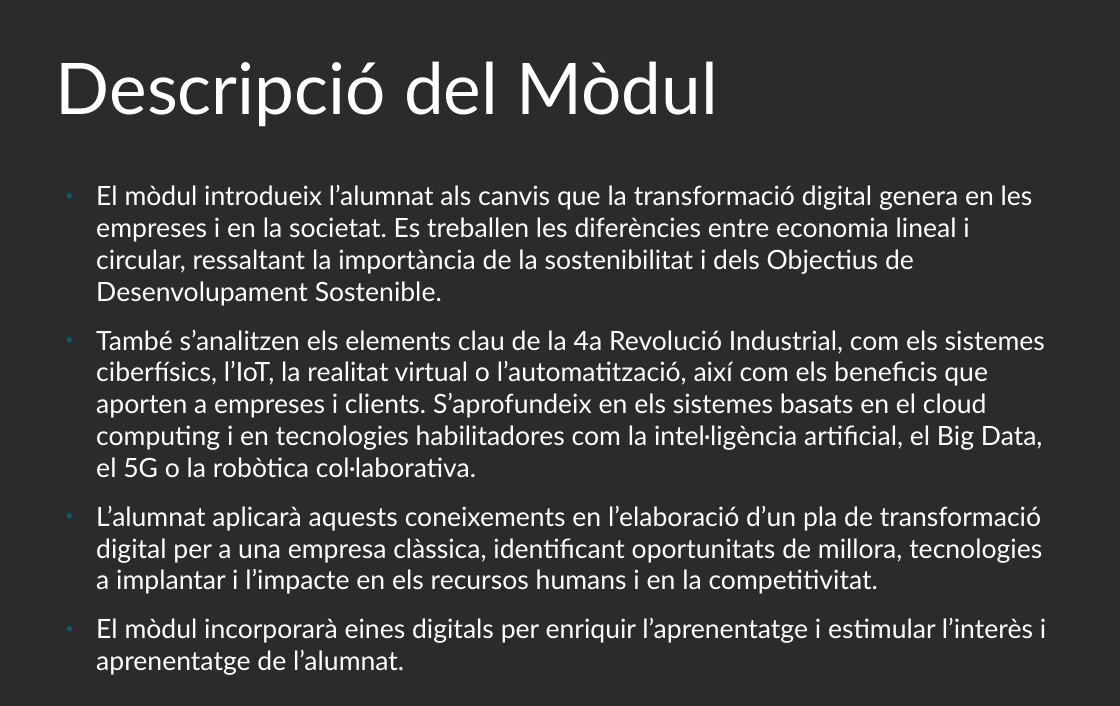
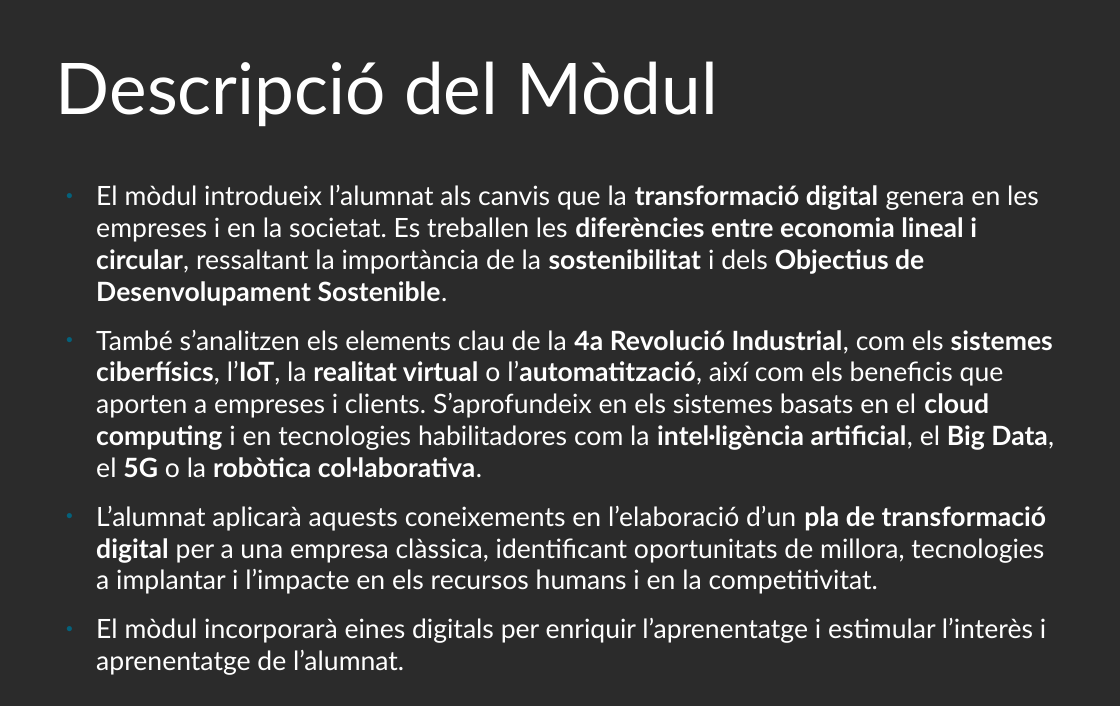
Before and after one commit to xbaubes/xbaubes, a slide deck: slide 2 of Presentacions/[SMX-1664] Digitalització Aplicada als Sectors Productius.odp. Drawn at 1120x706 pixels with LibreOffice and Linux fonts; fonts in the diff are those of the drawing; background and template pictures are left out; a plain dark background stands for a picture behind light text. Boxes give left, top, right and bottom in pixels: in the first picture for what was removed or moved away, otherwise in the second. Text is boxed around its words. In the diff, an @@ line names an element or a change of style, - is before the commit and + after.

```diff
--- a/Presentacions/[SMX-1664] Digitalització Aplicada als Sectors Productius.odp
+++ b/Presentacions/[SMX-1664] Digitalització Aplicada als Sectors Productius.odp
@@ text at [96,185,1054,594]: bold on in "transformació digital diferències entre economia lineal i ...", "4a Revolució Industrial, sistemes ciberfísics, l’IoT, realit ...", "pla de transformació digital" @@
```
Also in this commit, not shown: 1 other file.
